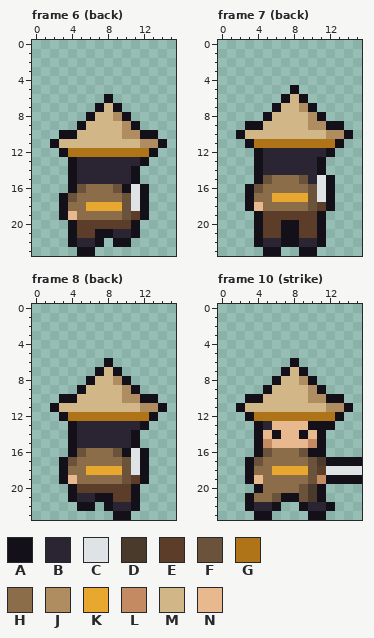
One commit to this pixel-art file: art/bodies/unorthodox.aseprite. This is how it looked before the edit.
16x24 pixels, 42 frames. Colours within 5 levels of each other are drawn and written as one. Shown: frame 6 (back), frame 7 (back), frame 8 (back), frame 10 (strike). The commit also changed other frames, which this record leaves out.
Palette (. is transparent): A #14101a  B #2a2433  C #dfe3e6  D #4a3a2c  E #5c3d2a  F #6b523a  G #b07418  H #8c6d4a  J #b08d60  K #e8a830  L #c48a62  M #d1b787  N #e8b98e
Pixels before, frame 6 (back), first column x 2:
 6 ......A......
 7 .....AMA.....
 8 ....AMMJA....
 9 ...AMMMMJA...
10 .AAMMMMMJJAA.
11 AMMMMMMMMMJJA
12 .AGGGGGGGGGA.
13 ..ABBBBBBBA..
14 ..ABBBBBBA...
15 ..ABBBBBBA...
16 ..AFHHHFACA..
17 .AFHHHHHFCA..
18 .AHHKKKKFCA..
19 .ANHHHHHFEA..
20 ..AEEEEEEA...
21 ..AEEAABBA...
22 ..ABBA.AA....
23 ...AA........
Pixels before, frame 7 (back), first column x 2:
 5 ......A......
 6 .....AMA.....
 7 ....AMMJA....
 8 ...AMMMMJA...
 9 .AAMMMMMJJAA.
10 AMMMMMMMMMJJA
11 .AGGGGGGGGGA.
12 ..ABBBBBBBA..
13 ..ABBBBBBA...
14 ..ABBBBBBA...
15 ..AFHHHFBCA..
16 .AFHHHHHFCA..
17 .AHHKKKKFCA..
18 .ANHHHHHFEA..
19 ..AEEEEEEA...
20 ..AEEAAEEA...
21 ..AEEAAEEA...
22 ..ABBAABBA...
23 ...AA..AA....
Pixels before, frame 8 (back), first column x 2:
 6 ......A......
 7 .....AMA.....
 8 ....AMMJA....
 9 ...AMMMMJA...
10 .AAMMMMMJJAA.
11 AMMMMMMMMMJJA
12 .AGGGGGGGGGA.
13 ..ABBBBBBBA..
14 ..ABBBBBBA...
15 ..ABBBBBBA...
16 ..AFHHHFACA..
17 .AFHHHHHFCA..
18 .AHHKKKKFCA..
19 .ANHHHHHFEA..
20 ..AEEEEEEA...
21 ..ABBAAEEA...
22 ...AA.ABBA...
23 .......AA....
Pixels before, frame 10 (strike), first column x 2:
 6 ......A.......
 7 .....AMA......
 8 ....AMMJA.....
 9 ...AMMMMJA....
10 .AAMMMMMJJAA..
11 AMMMMMMMMMJJA.
12 .AGGGGGGGGGA..
13 ..ABNNNNAAA...
14 ..ANANNANA....
15 ..ALNNNNLA....
16 ..AFHHHFAA....
17 .AFHHHHHFDAAAA
18 .AHHKKKKFECCCC
19 .ANHHHHHFLAAAA
20 ..AHHHHFDA....
21 .AHHFAAFDA....
22 .ABBA..ABBA...
23 ..AA....AA....
The result:
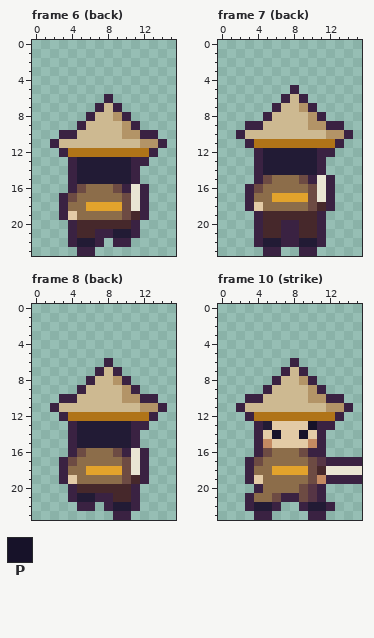
Colours new in this view: P #171229
The exact change:
colour A: #14101a -> #3a2242
colour B: #2a2433 -> #221b35
colour C: #dfe3e6 -> #e9e5d3
colour D: #4a3a2c -> #563545
colour E: #5c3d2a -> #46282b
colour F: #6b523a -> #6d4b43
colour J: #b08d60 -> #b39467
colour K: #e8a830 -> #e2a32c
colour M: #d1b787 -> #cdb991
colour N: #e8b98e -> #e3cba6
Frame 6 (back):
y 13: x 11 B -> A
Frame 7 (back):
y 12: x 11 B -> A
y 15: x 10 B -> A
Frame 8 (back): the same change as frame 6 (back)
Frame 10 (strike):
y 13: x 10 A -> P
y 14: x 6 A -> P; x 9 A -> P
Where, in picture pixels (left, top, right, bottom), the same in both pictures:
changed: (50, 94, 167, 256)
changed: (236, 85, 353, 256)
changed: (50, 358, 167, 520)
changed: (236, 358, 362, 520)
